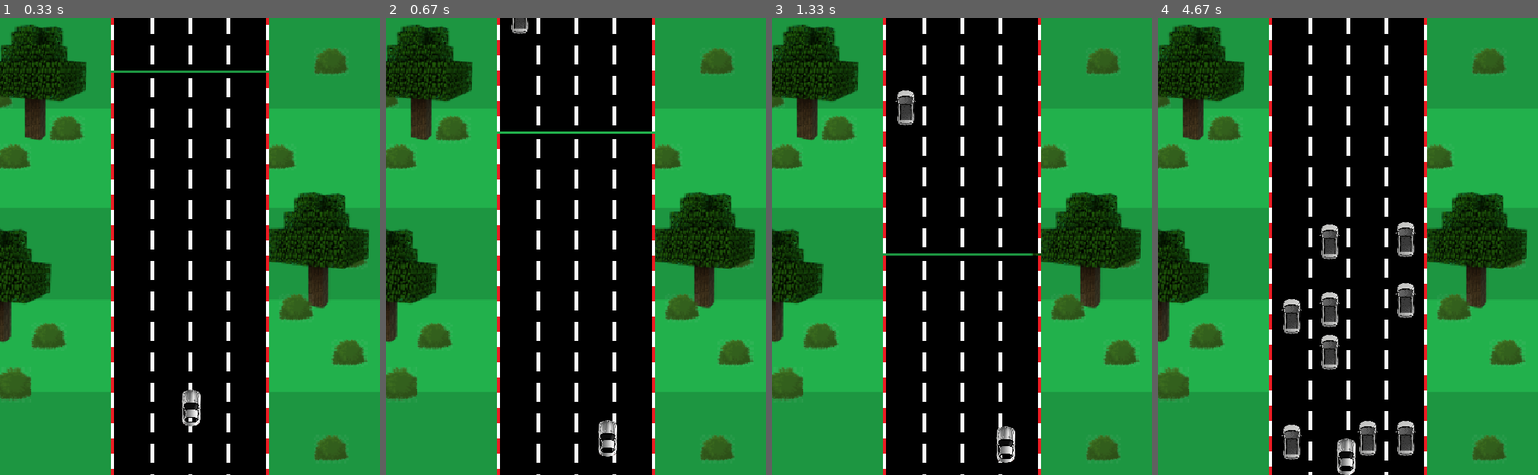
Above: before the commit, frames 1-4 (left to right).
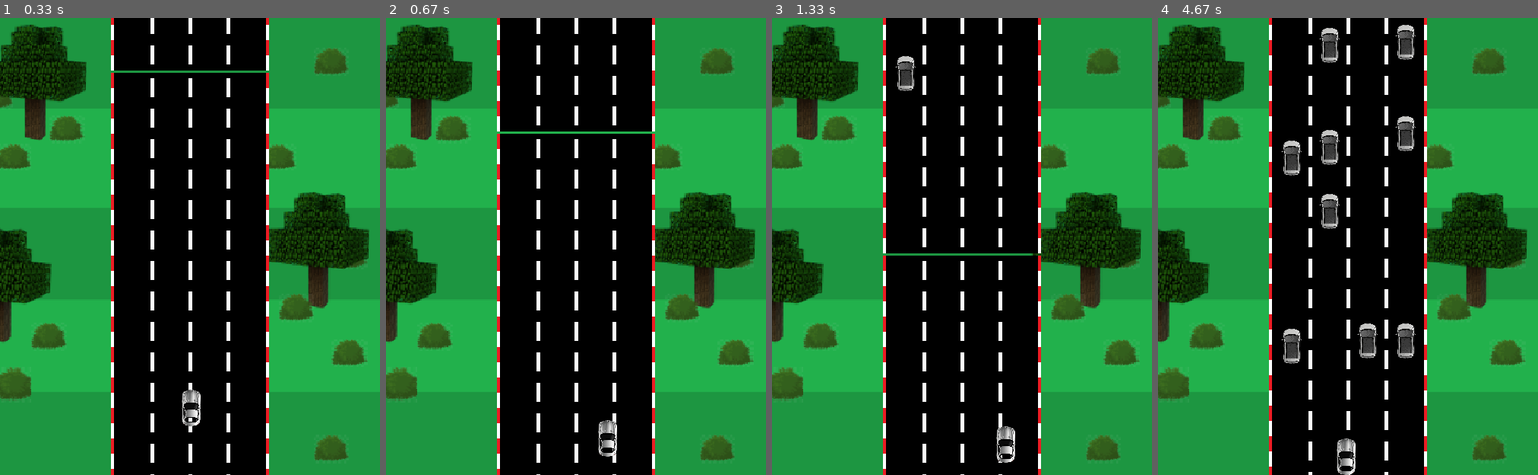
Above: after the commit, the same moments.

Repository: ferclima/pygame
Game: pygame game, started from codigo do jogo.py
The game is run twice, just before and just after one commit, with the same random seed, the same clock (stepped at 60 frames per second) and the same inputs.
Inputs:
- Up to frame 1 (0.33 s): no input
- Up to frame 2 (0.67 s): hold Right from 0.33 s (still down)
- Up to frame 3 (1.33 s): release Right at 0.8 s; hold Up 0.83-1.13 s
- Up to frame 4 (4.67 s): hold Left 1.67-2.2 s; hold Down 2.23-2.53 s; hold Left 2.57-2.97 s; hold Up 3-3.37 s; hold Right 3.4-4.03 s; hold Down 4.07-4.43 s; hold Left from 4.47 s (still down)

Frame 1 is identical in both runs. In frame 2, 0.1% of the frame differs, in the area x 33-38%, y 0-4%; in frame 3, 0.6%; in frame 4, 5.1%, in the area x 32-68%, y 1-97%.

Commit message:
alterações

Diff:
--- a/codigo do jogo.py
+++ b/codigo do jogo.py
@@ -81,7 +81,7 @@
         self.speedx = 0
         self.speedy = 3
         self.rect.centerx = posicoes_iniciais[random.randint(0,3)]
-        self.rect.bottom = random.randint(-600, 0)
+        self.rect.bottom = random.randint(-900, 0)
 
     def update(self):
         # Atualização da posição da nave
@@ -91,7 +91,7 @@
         # Mantem dentro da tela
         if self.rect.y > HEIGHT:
             self.rect.centerx = posicoes_iniciais[random.randint(0,3)]
-            self.rect.bottom = random.randint(-600, 0)
+            self.rect.bottom = random.randint(-900, 0)
 
 all_sprites = pygame.sprite.Group()
 all_pistas = pygame.sprite.Group()
